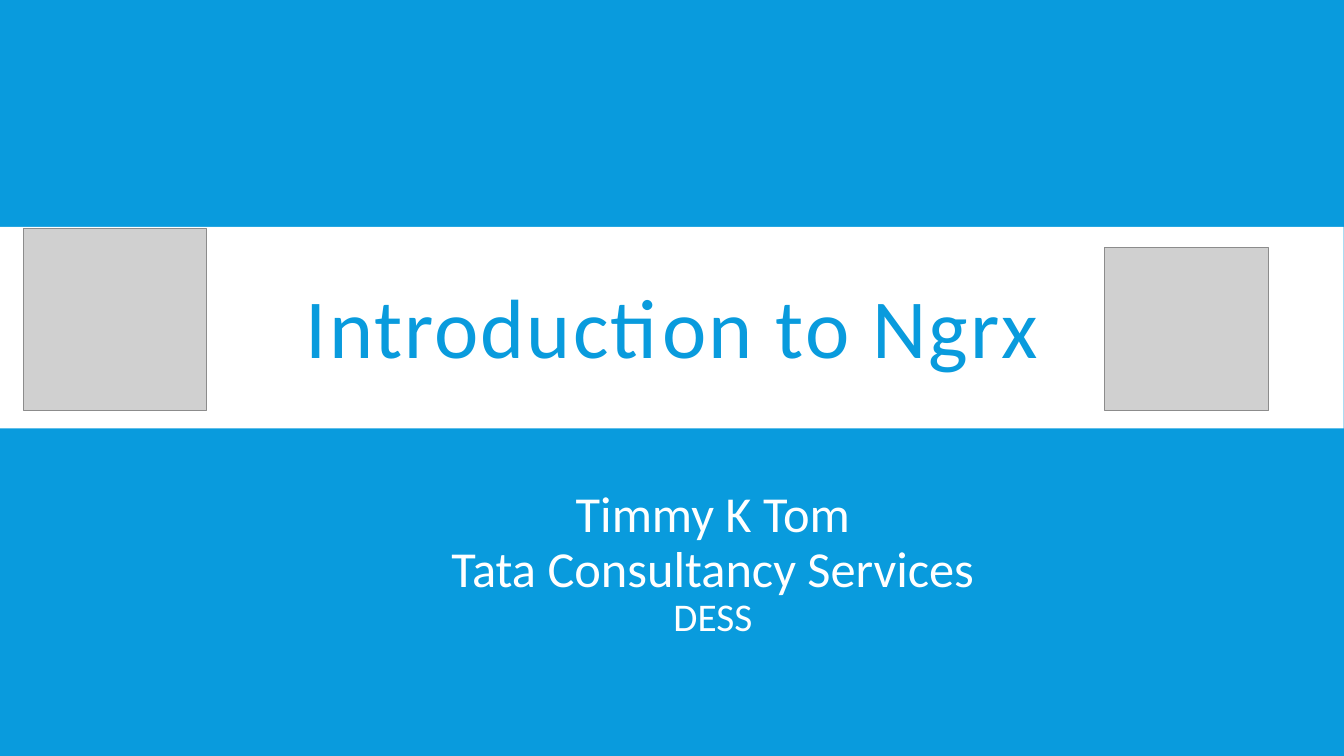
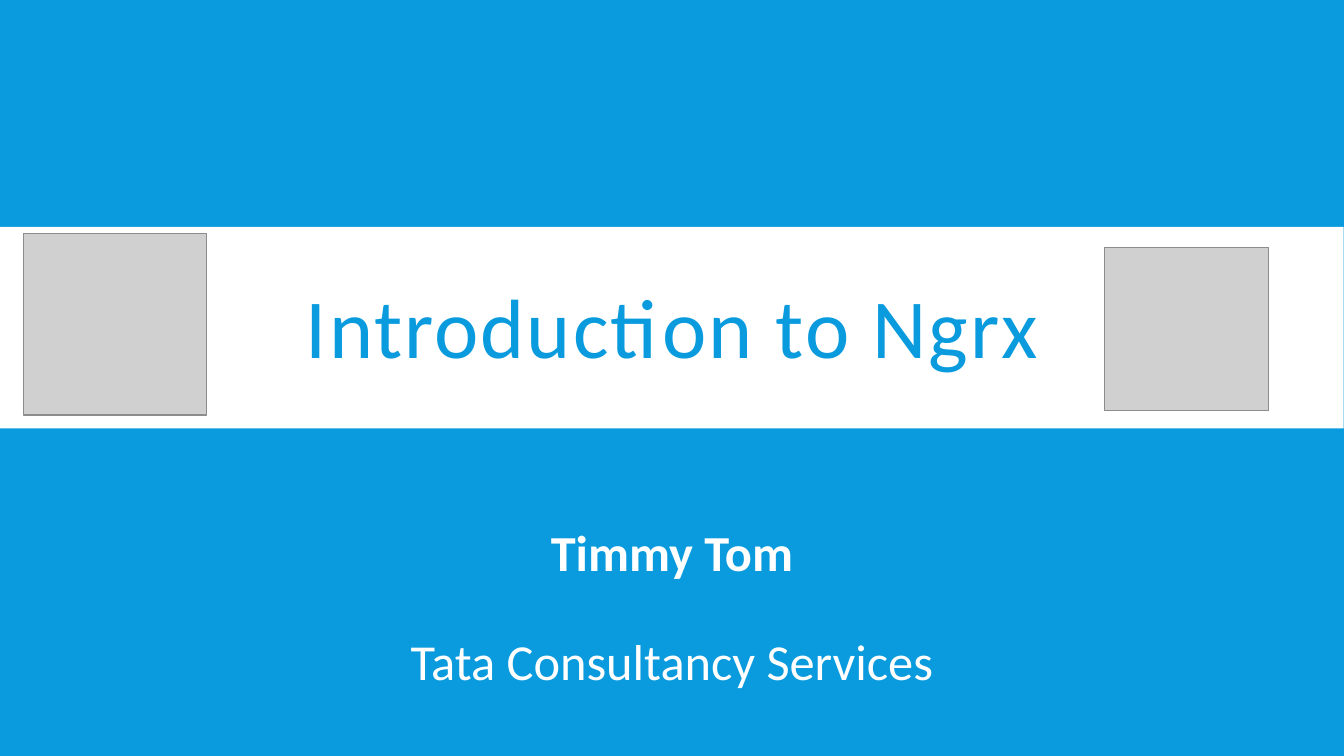
Before and after one commit to timmyktom/angular_ngrx_example, a slide deck: slide 1 of example-angular2-ngrx/Introduction to Ngrx.pptx. Drawn at 1344x756 pixels with LibreOffice and Linux fonts; fonts in the diff are those of the drawing; grey boxes stand for pictures. Boxes give left, top, right and bottom in pixels: in the first picture for what was removed or moved away, otherwise in the second. Text is boxed around its words. In the diff, an @@ line names an element or a change of style, - is before the commit and + after.

```diff
--- a/example-angular2-ngrx/Introduction to Ngrx.pptx
+++ b/example-angular2-ngrx/Introduction to Ngrx.pptx
@@ picture: place and size @@
-picture at box(23, 229, 206, 410)
+picture at box(23, 234, 206, 415)
@@ subtitle at box(411, 535, 933, 688): text changed @@
-Timmy K Tom
-Tata Consultancy Services
-DESS
+Timmy Tom
+Tata Consultancy Services
```
Also in this commit, not shown: 2 other slides changed, 2 slides added.
